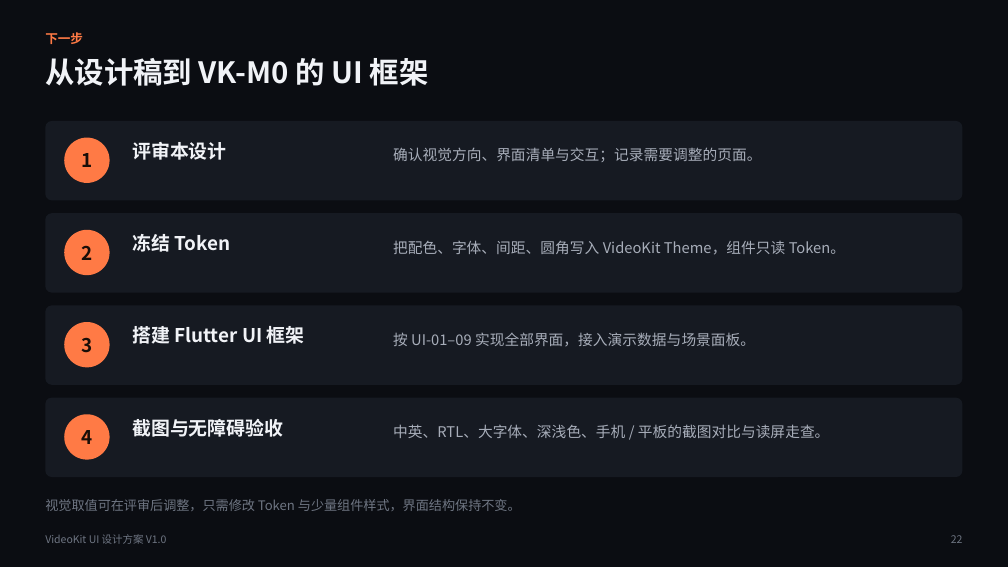
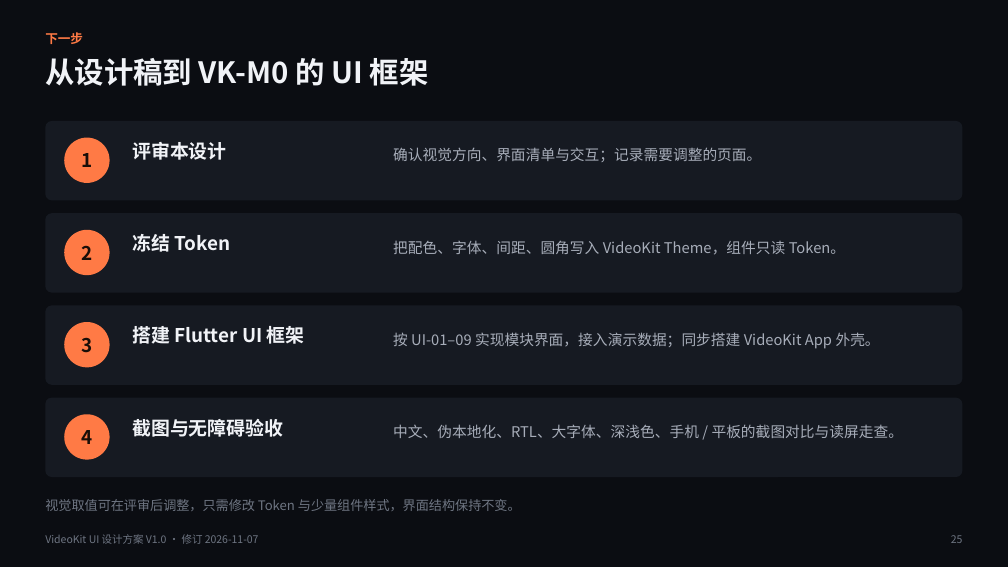
Before and after one commit to bennyliaa/VideoKit, a slide deck: slide 25 of docs/requirement/VideoKit_UI_Design_V1.0.pptx (slide 22 before the commit). Drawn at 1008x567 pixels with LibreOffice and Linux fonts; fonts in the diff are those of the drawing. Boxes give left, top, right and bottom in pixels: in the first picture for what was removed or moved away, otherwise in the second. Text is boxed around its words. In the diff, an @@ line names an element or a change of style, - is before the commit and + after.

```diff
--- a/docs/requirement/VideoKit_UI_Design_V1.0.pptx
+++ b/docs/requirement/VideoKit_UI_Design_V1.0.pptx
@@ text at box(393, 332, 880, 349): text changed @@
-按 UI-01–09 实现全部界面，接入演示数据与场景面板。
+按 UI-01–09 实现模块界面，接入演示数据；同步搭建 VideoKit App 外壳。
@@ text at box(393, 424, 904, 438): text changed @@
-中英、RTL、大字体、深浅色、手机 / 平板的截图对比与读屏走查。
+中文、伪本地化、RTL、大字体、深浅色、手机 / 平板的截图对比与读屏走查。
@@ text at box(45, 534, 259, 544): text changed @@
-VideoKit UI 设计方案 V1.0
+VideoKit UI 设计方案 V1.0 · 修订 2026-11-07
@@ text at box(951, 535, 963, 543): text changed @@
-22
+25
```
Also in this commit, not shown: 21 other slides changed, 3 slides added, 2 other files.
